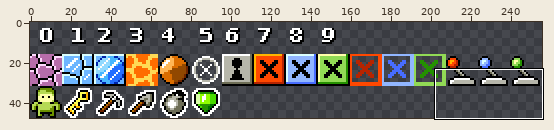
Edited in one commit: sprite sheet (dev/bitmaps/editor_tiles.png). Above: a wide view before the commit, with the close-up outlined.
Close-up. Before the commit:
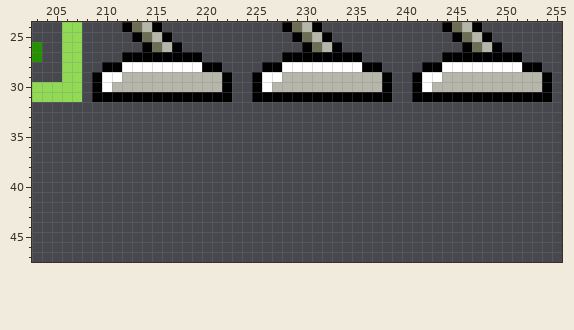
The file is 256x48 pixels. Shown: x 203..255, y 24..47.
After:
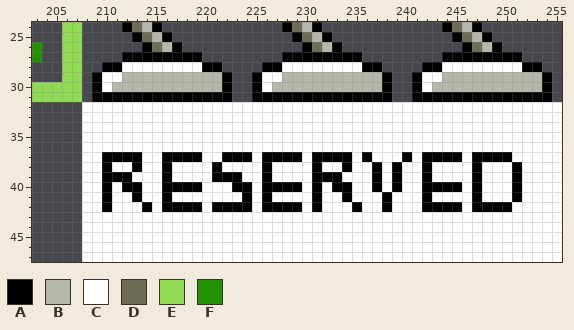
Palette (. is transparent): A #000000  B #b6b6aa  C #ffffff  D #6d6d55  E #91da55  F #249100
Diff:
@@ x 203..255 @@
 31 EEEEE.AAAAAAAAAAAAAA..AAAAAAAAAAAAAA..AAAAAAAAAAAAAA.
-32 .....................................................
-33 .....................................................
-34 .....................................................
-35 .....................................................
-36 .....................................................
-37 .....................................................
-38 .....................................................
-39 .....................................................
-40 .....................................................
-41 .....................................................
-42 .....................................................
-43 .....................................................
-44 .....................................................
-45 .....................................................
-46 .....................................................
-47 .....................................................
+32 .....CCCCCCCCCCCCCCCCCCCCCCCCCCCCCCCCCCCCCCCCCCCCCCCC
+33 .....CCCCCCCCCCCCCCCCCCCCCCCCCCCCCCCCCCCCCCCCCCCCCCCC
+34 .....CCCCCCCCCCCCCCCCCCCCCCCCCCCCCCCCCCCCCCCCCCCCCCCC
+35 .....CCCCCCCCCCCCCCCCCCCCCCCCCCCCCCCCCCCCCCCCCCCCCCCC
+36 .....CCCCCCCCCCCCCCCCCCCCCCCCCCCCCCCCCCCCCCCCCCCCCCCC
+37 .....CCAAAACCAAAACCAAACAAAACAAAACACCCACAAAACAAAACCCCC
+38 .....CCACCACCACCCCACCCCACCCCACCACCACACCACCCCACCCACCCC
+39 .....CCAAACCCACCCCAAACCACCCCAAACCCACACCACCCCACCCACCCC
+40 .....CCACAACCAAAACCCAACAAAACACAACCACACCAAAACACCCACCCC
+41 .....CCACCACCACCCCCCCACACCCCACCACCCACCCACCCCACCCACCCC
+42 .....CCACCCACAAAACAAAACAAAACACCCACCACCCAAAACAAAACCCCC
+43 .....CCCCCCCCCCCCCCCCCCCCCCCCCCCCCCCCCCCCCCCCCCCCCCCC
+44 .....CCCCCCCCCCCCCCCCCCCCCCCCCCCCCCCCCCCCCCCCCCCCCCCC
+45 .....CCCCCCCCCCCCCCCCCCCCCCCCCCCCCCCCCCCCCCCCCCCCCCCC
+46 .....CCCCCCCCCCCCCCCCCCCCCCCCCCCCCCCCCCCCCCCCCCCCCCCC
+47 .....CCCCCCCCCCCCCCCCCCCCCCCCCCCCCCCCCCCCCCCCCCCCCCCC
Changed places in both close-ups, as pixel boxes (x1, y1, x2, y2):
added: (82, 102, 562, 262)
